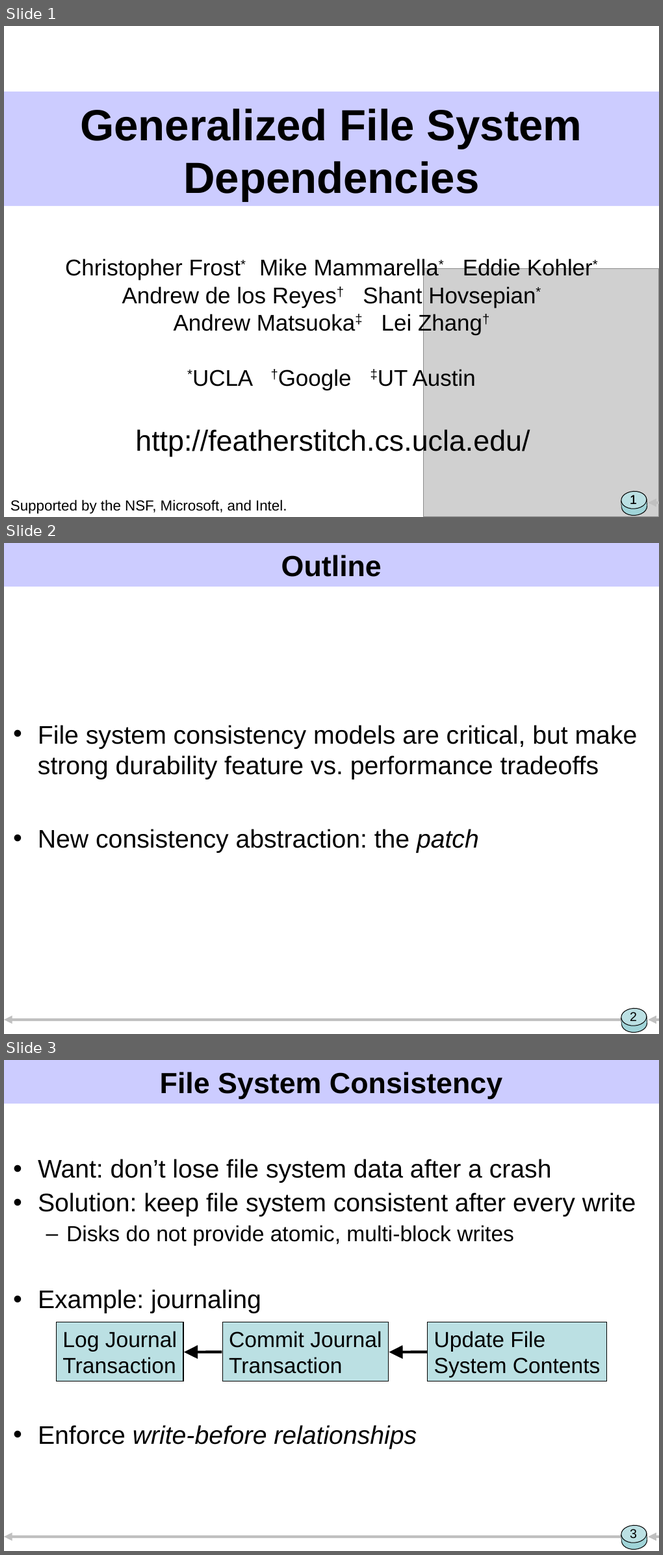
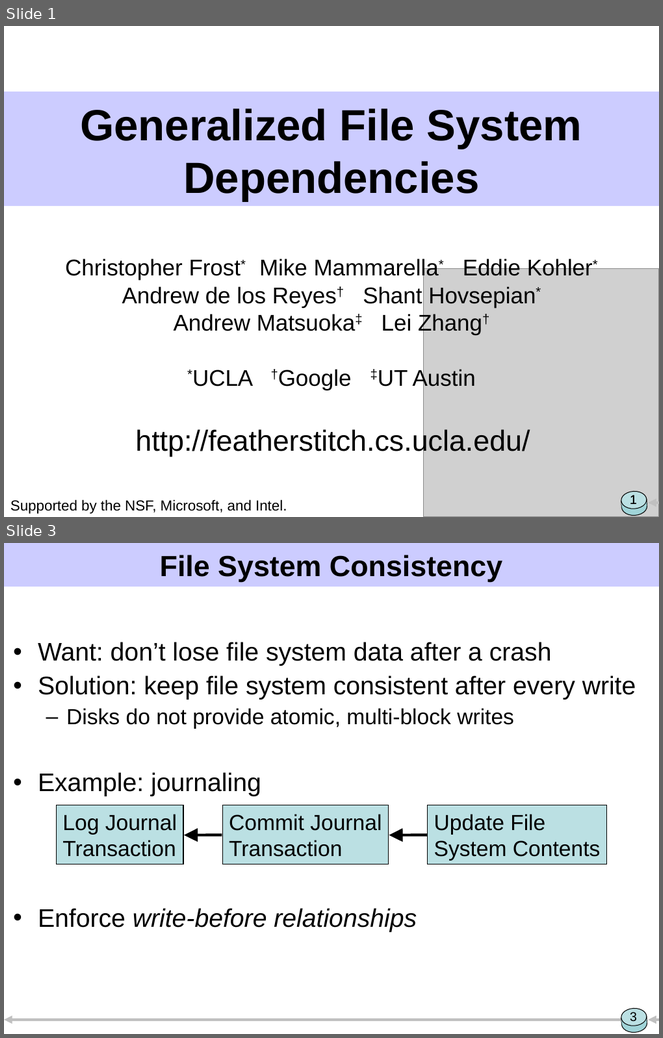
Before and after one commit to ucla-readable/fstitch-doc, a slide deck: sosp/pres.ppt. Shown one above the other, each under a label of ours: slides 1, 2 and 3 before the commit, slides 1 and 3 after it; the slides between them are not shown. The pictures are 663x1555 and 663x1038 pixels, drawn with LibreOffice and Linux fonts; fonts in the diff are those of the drawing; grey boxes stand for pictures. Boxes give left, top, right and bottom in pixels: in the first picture for what was removed or moved away, otherwise in the second. Text is boxed around its words. In the diff, an @@ line names an element or a change of style, - is before the commit and + after.

```diff
--- a/sosp/pres.ppt
+++ b/sosp/pres.ppt
@@ slide 2 removed at (4,543,659,1034), background #FFFFFF; not listed: 7 template elements that a slide beside it also shows @@
@@ title removed at (282,555,382,577) @@
-Outline
@@ text removed at (38,725,638,853) @@
-• File system consistency models are critical, but make strong durability feature vs. performance tradeoffs
-• New consistency abstraction: the patch
@@ page number removed at (630,1012,637,1021) @@
-2
```
Also in this commit, not shown: 14 slides changed, 2 slides added, 4 other slides removed, 1 other file.
